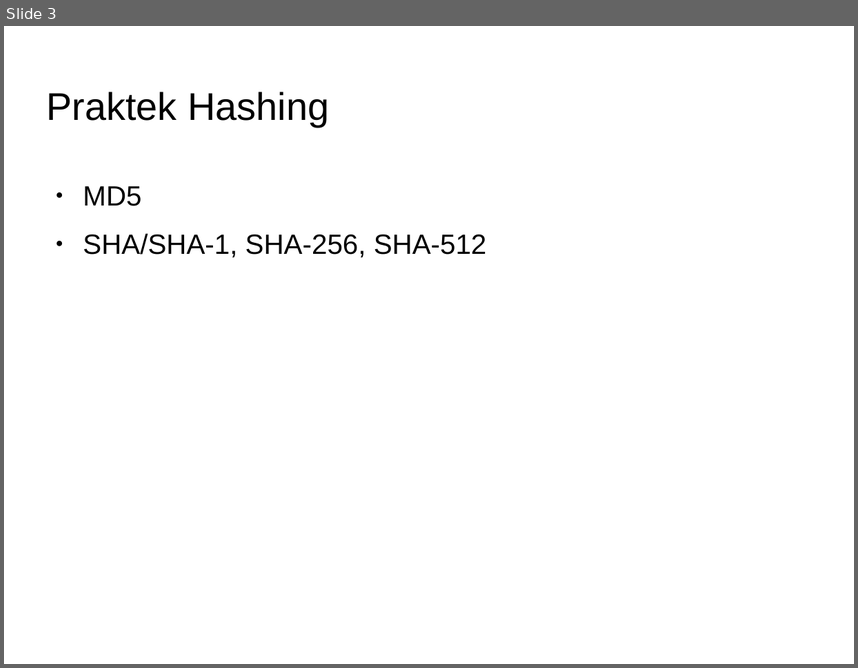
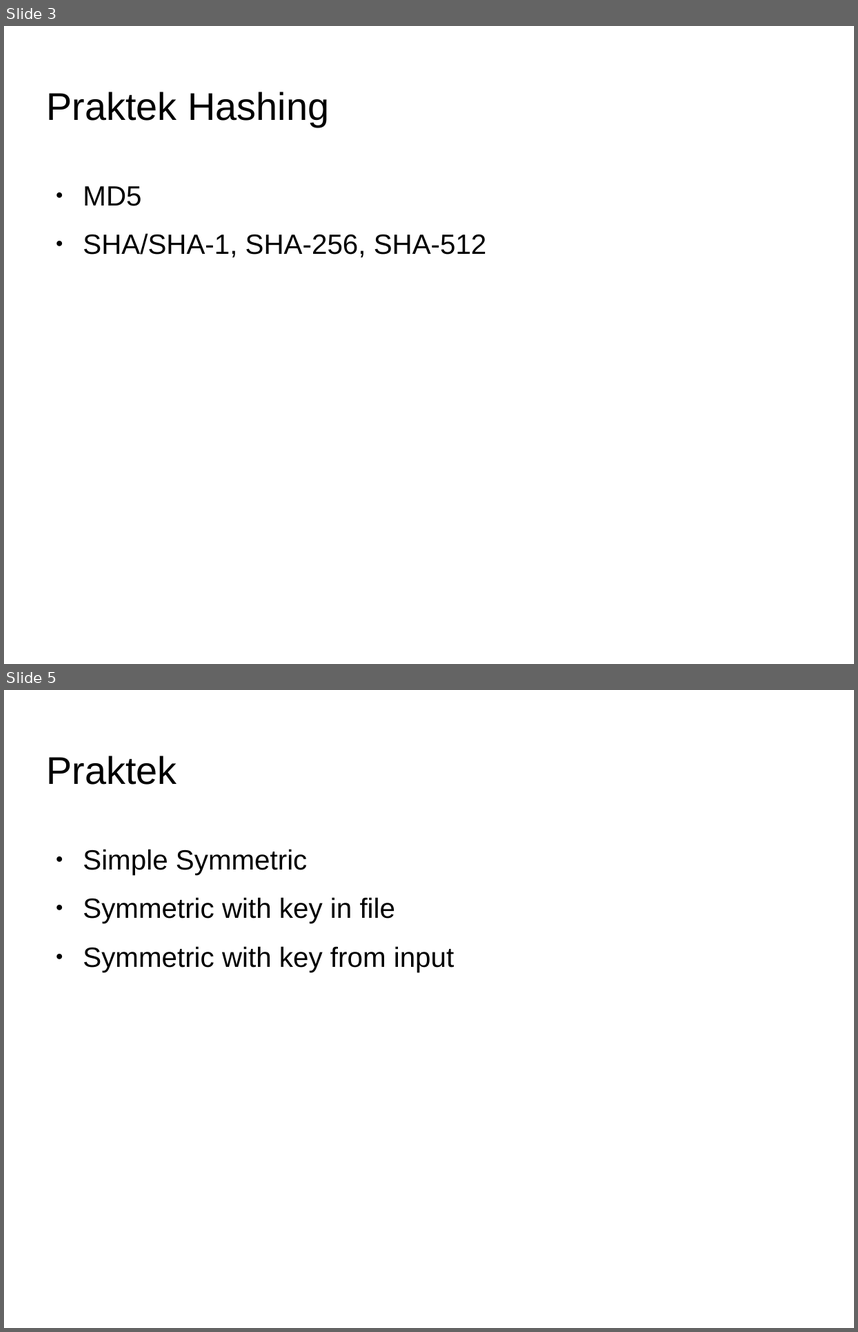
Before and after one commit to Dickyfathur7/pemrograman-komputer-2, a slide deck: 10-cryptography-BELUM-SELESAI/slide-crypto.odp. Shown one above the other, each under a label of ours: slide 3 before the commit, slides 3 and 5 after it; the slides between them are not shown. The pictures are 858x668 and 858x1332 pixels, drawn with LibreOffice and Linux fonts; fonts in the diff are those of the drawing; background and template pictures are left out. Boxes give left, top, right and bottom in pixels: in the first picture for what was removed or moved away, otherwise in the second. Text is boxed around its words. In the diff, an @@ line names an element or a change of style, - is before the commit and + after.

```diff
--- a/10-cryptography-BELUM-SELESAI/slide-crypto.odp
+++ b/10-cryptography-BELUM-SELESAI/slide-crypto.odp
@@ slide 5 added at [4, 690, 854, 1328], background picture (left out) @@
@@ title added at [47, 756, 177, 785], 36 pt, text #000000 @@
+Praktek
@@ text added at [83, 849, 454, 972], 26 pt, text #000000 @@
+● Simple Symmetric
+● Symmetric with key in file
+● Symmetric with key from input
```
Also in this commit, not shown: 1 slide changed, 2 other slides added.
